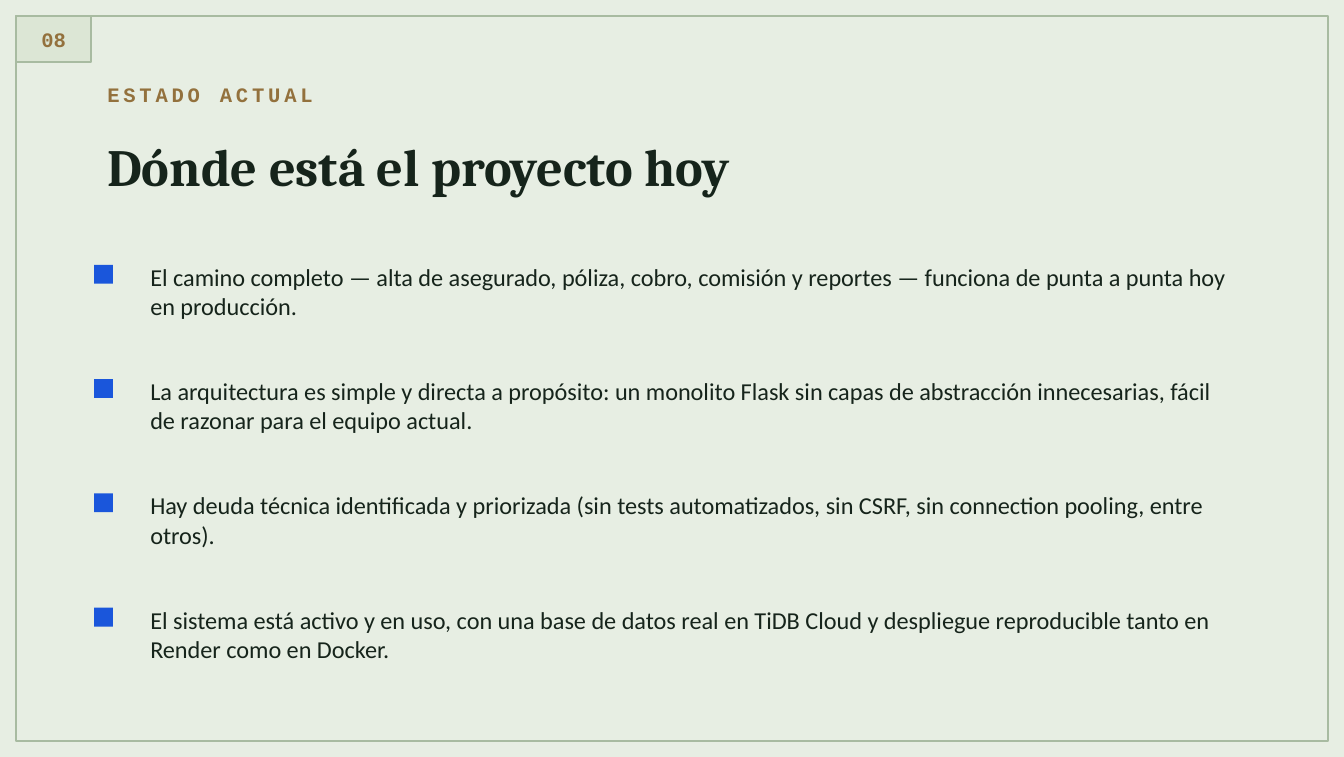
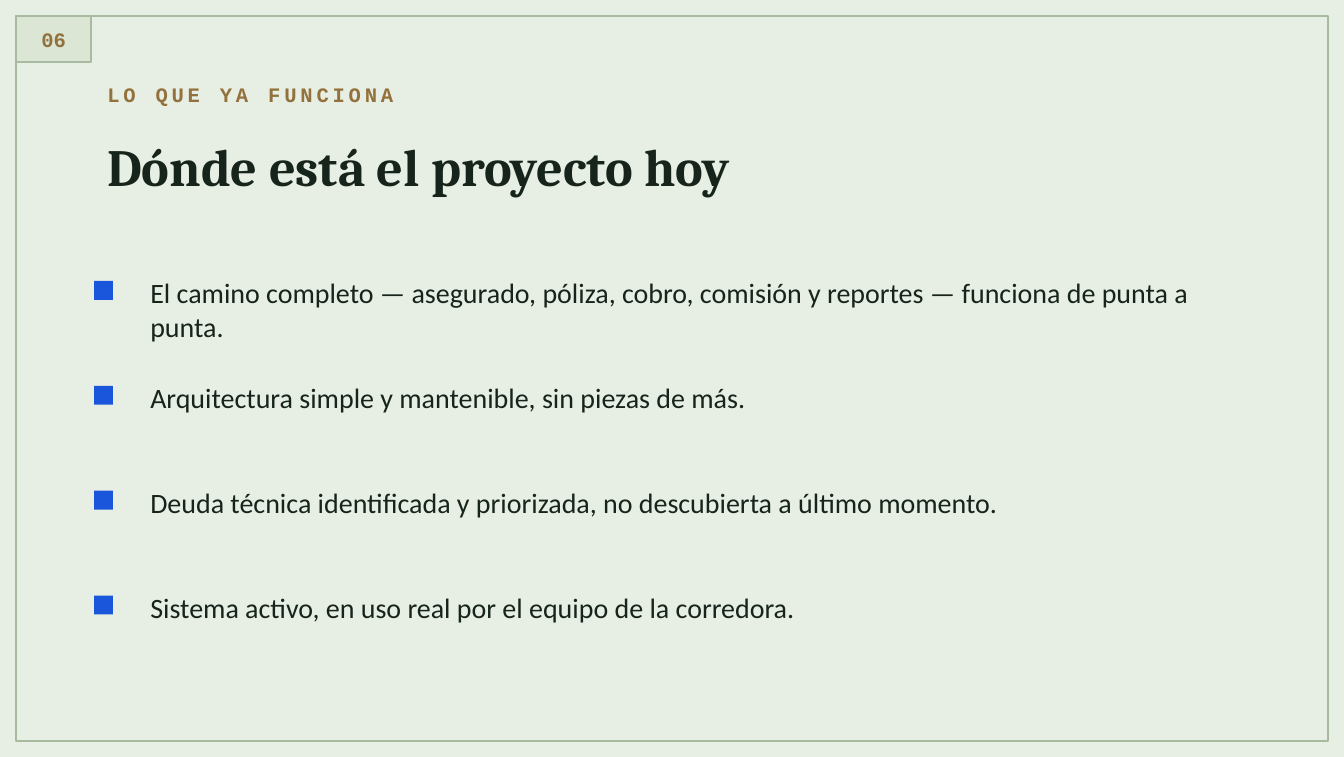
Before and after one commit to DanveDC/broker-suite, a slide deck: slide 7 of docs/BrokerCore-Presentacion.pptx (slide 8 before the commit). Drawn at 1344x757 pixels with LibreOffice and Linux fonts; fonts in the diff are those of the drawing. Boxes give left, top, right and bottom in pixels: in the first picture for what was removed or moved away, otherwise in the second. Text is boxed around its words. In the diff, an @@ line names an element or a change of style, - is before the commit and + after.

```diff
--- a/docs/BrokerCore-Presentacion.pptx
+++ b/docs/BrokerCore-Presentacion.pptx
@@ text at [41,33,66,47]: text changed @@
-08
+06
@@ text at [107,88,393,106]: text changed @@
-ESTADO ACTUAL
+LO QUE YA FUNCIONA
@@ rectangle: place and size @@
-rectangle at [94,265,113,284]
+rectangle at [94,281,113,300]
@@ text at [150,283,1187,342]: text changed; size 13 to 15 pt @@
-El camino completo — alta de asegurado, póliza, cobro, comisión y reportes — funciona de punta a punta hoy en producción.
+El camino completo — asegurado, póliza, cobro, comisión y reportes — funciona de punta a punta.
@@ rectangle: place and size @@
-rectangle at [94,379,113,398]
+rectangle at [94,386,113,405]
@@ text at [150,388,745,413]: text changed; size 13 to 15 pt @@
-La arquitectura es simple y directa a propósito: un monolito Flask sin capas de abstracción innecesarias, fácil de razonar para el equipo actual.
+Arquitectura simple y mantenible, sin piezas de más.
@@ text at [150,493,997,518]: text changed; size 13 to 15 pt @@
-Hay deuda técnica identificada y priorizada (sin tests automatizados, sin CSRF, sin connection pooling, entre otros).
+Deuda técnica identificada y priorizada, no descubierta a último momento.
@@ rectangle: place and size @@
-rectangle at [94,607,113,626]
+rectangle at [94,595,113,614]
@@ text at [150,598,794,623]: text changed; size 13 to 15 pt @@
-El sistema está activo y en uso, con una base de datos real en TiDB Cloud y despliegue reproducible tanto en Render como en Docker.
+Sistema activo, en uso real por el equipo de la corredora.
```
Also in this commit, not shown: 6 other slides changed, 2 slides added, 3 slides removed.
